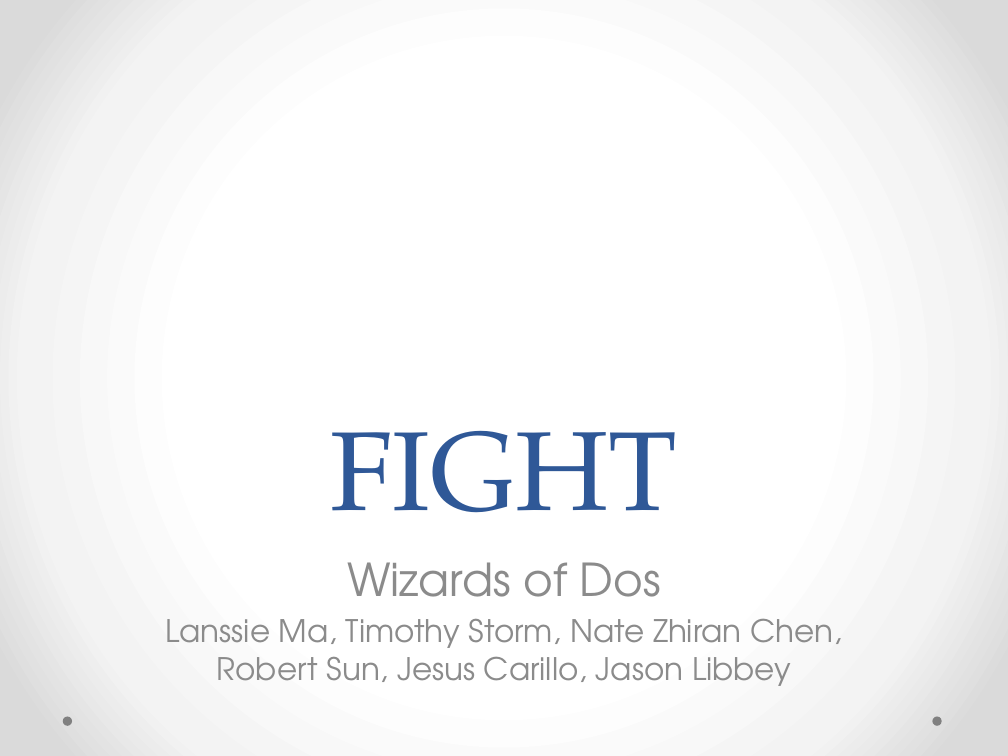
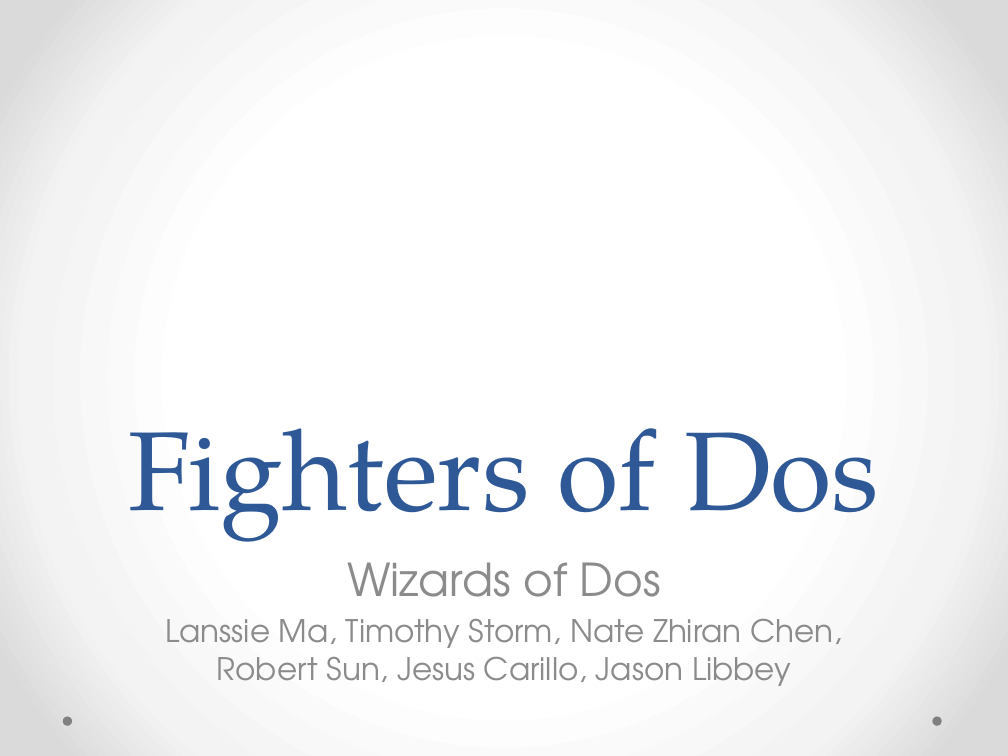
Before and after one commit to JELGT2011/Wizards-Of-Dos, a slide deck: slide 1 of Wizards_of_Dos.pptx. Drawn at 1008x756 pixels with LibreOffice and Linux fonts; fonts in the diff are those of the drawing. Boxes give left, top, right and bottom in pixels: in the first picture for what was removed or moved away, otherwise in the second. Text is boxed around its words. In the diff, an @@ line names an element or a change of style, - is before the commit and + after.

Commit message:
better name

```diff
--- a/Wizards_of_Dos.pptx
+++ b/Wizards_of_Dos.pptx
@@ title at (128,428,879,542): text changed @@
-FIGHT
+Fighters of Dos
```
